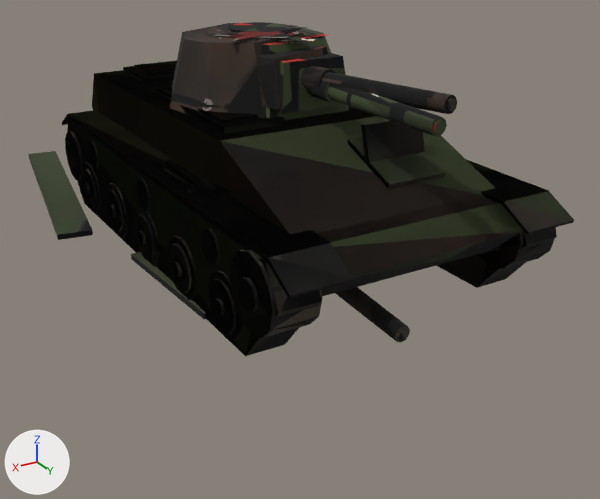
The glTF model public/models/t70.glb: old version first, new version second.
Rendered twice from a camera (50 mm lens) standing at (3.28, 5.92, 2.79) and looking at (-0.38, -0.17, -0.25). Lighting does not change. The marker at lower left points along +X, +Y and +Z. The first picture is the older version. Vertices at exactly the same position are counted once.

Before the edit, the objects in view are built like this:
```python
ob_hull_blown = bpy.data.objects.new('hull_blown', me_t70_hull_005)
ob_hull_blown.location = (0.0, 0.0, 0.0)
ob_hull_ko = bpy.data.objects.new('hull_ko', me_t70_hull_003)
ob_hull_ko.location = (0.0, 0.0, 0.0)
ob_hull_trackr = bpy.data.objects.new('hull_trackR', me_t70_hull_009)
ob_hull_trackr.location = (0.0, 0.0, 0.0)
ob_turret_blown = bpy.data.objects.new('turret_blown', me_t70_turret_005)
ob_turret_blown.location = (0.0, 0.0, 0.0)
ob_turret_ko = bpy.data.objects.new('turret_ko', me_t70_turret_003)
ob_turret_ko.location = (0.0, 0.0, 0.0)
ob_turret_ok = bpy.data.objects.new('turret_ok', me_t70_turret_001)
ob_turret_ok.location = (0.0, 0.0, 0.0)
# also in view: 'hull_trackL' at (-0.21, -0.64, 0.63)
```
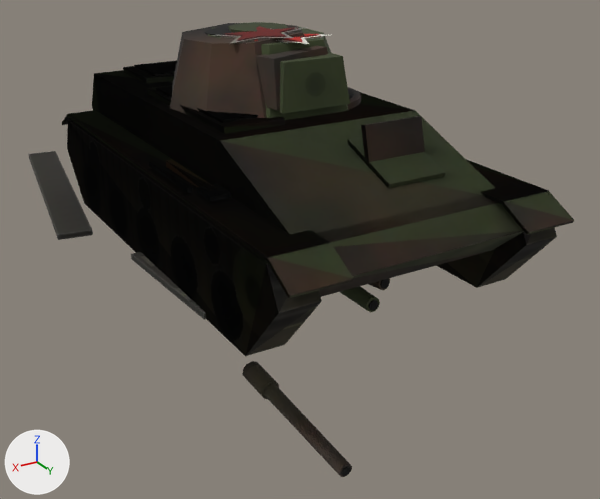
Where the change shows, as pixel boxes [x1, y1, x2, y2] in the pictures (600 x 499 px):
'hull_trackR', reshaped (8% shorter): before [29, 61, 574, 341]; after [29, 61, 574, 319]
'turret_ko', reshaped (45% narrower): before [170, 23, 457, 118]; after [170, 23, 328, 118]
'turret_ok', reshaped (40% narrower, 14% shorter): before [208, 22, 447, 136]; after [208, 22, 350, 120]
'gun_blown', added: after [242, 361, 352, 477]
'turret_blown', reshaped (not visible afterwards): before [335, 287, 410, 342]
'gun_ok', added: after [340, 286, 380, 312]
'gun_ko', added: after [368, 278, 390, 290]
part 1 of me_t70_hull_005, deleted: before [65, 132, 549, 341]
part 2 of me_t70_hull_005, surface changed: [67, 77, 559, 353] in both
part 3 of me_t70_hull_009, deleted: before [66, 137, 323, 341]
part 4 of me_t70_hull_009, surface changed: [29, 77, 558, 319] in both
part 5 of me_t70_turret_005, deleted: before [335, 287, 410, 342]
part 6 of me_t70_turret_005, deleted: before [397, 329, 409, 341]
part 7 of me_t70_turret_003, deleted: before [301, 66, 336, 89]
part 8 of me_t70_turret_003, deleted: before [322, 72, 457, 114]
part 9 of me_t70_turret_003, deleted: before [446, 98, 457, 111]
part 10 of me_t70_turret_003, surface changed: [171, 23, 328, 118] in both
part 11 of me_t70_turret_001, deleted: before [328, 86, 447, 136]
part 12 of me_t70_turret_001, deleted: before [306, 82, 338, 104]
part 13 of me_t70_turret_001, deleted: before [433, 120, 445, 134]
part 14 of me_t70_turret_001, surface changed: [208, 22, 348, 118] in both

The change, as a diff of the scene's bpy script:
```diff
--- a/public/models/t70.glb.py
+++ b/public/models/t70.glb.py
@@ me_t70_hull_005 @@
-me_t70_hull_005.from_pydata(...)  # 1158 vertices, 2064 faces; spans x -1.22..1.22, y -2.22..2.26, z 0.0..1.29
+me_t70_hull_005.from_pydata(...)  # 254 vertices, 424 faces; spans x -1.15..1.15, y -2.22..2.26, z 0.0..1.29
+# me_t70_hull_005 part 1: 42 loose pieces with 904 vertices, spanning x -1.22..1.22, y -2.1..2.1, z 0.02..0.8, are deleted
+# me_t70_hull_005 part 2: 424 kept faces spanning x -1.15..1.15, y -2.22..2.26, z 0.0..1.29 get new texture (UV) coordinates
 me_t70_hull_005.materials.append(mat_hull_blown)
@@ me_t70_hull_009 @@
-me_t70_hull_009.from_pydata(...)  # 1082 vertices, 1916 faces; spans x -1.22..1.63, y -3.53..2.26, z 0.0..1.27
+me_t70_hull_009.from_pydata(...)  # 178 vertices, 276 faces; spans x -1.15..1.63, y -3.53..2.26, z 0.0..1.27
+# me_t70_hull_009 part 3: 42 loose pieces with 904 vertices, spanning x -1.22..1.22, y -2.1..2.1, z 0.02..0.8, are deleted
+# me_t70_hull_009 part 4: 275 kept faces spanning x -1.15..1.63, y -3.53..2.26, z 0.0..1.27 get new texture (UV) coordinates
 me_t70_hull_009.materials.append(mat_hull_trackr)
@@ me_t70_turret_005 @@
-me_t70_turret_005.from_pydata(...)  # 142 vertices, 232 faces; spans x -0.34..0.88, y -0.61..2.24, z -0.05..0.74
+me_t70_turret_005.from_pydata(...)  # 86 vertices, 132 faces; spans x -0.34..0.88, y -0.61..0.81, z -0.05..0.74
+# me_t70_turret_005 part 5: the loose piece of 20 vertices spanning x 0.23..0.39, y 0.72..2.23, z 0.12..0.38 is deleted
+# me_t70_turret_005 part 6: the loose piece of 16 vertices spanning x 0.25..0.33, y 2.2..2.24, z 0.14..0.22 is deleted
+# other edits to the shape of me_t70_turret_005 do not show in these pictures
 me_t70_turret_005.materials.append(mat_turret_blown)
@@ me_t70_turret_003 @@
-me_t70_turret_003.from_pydata(...)  # 142 vertices, 232 faces; spans x -0.51..0.79, y -0.84..2.01, z 1.19..1.81
+me_t70_turret_003.from_pydata(...)  # 86 vertices, 132 faces; spans x -0.51..0.79, y -0.84..0.66, z 1.19..1.81
+# me_t70_turret_003 part 7: the loose piece of 20 vertices spanning x -0.09..0.15, y 0.5..0.87, z 1.43..1.62 is deleted
+# me_t70_turret_003 part 8: the loose piece of 20 vertices spanning x -0.24..0.13, y 0.5..2.0, z 1.45..1.63 is deleted
+# me_t70_turret_003 part 9: the loose piece of 16 vertices spanning x -0.22..-0.13, y 1.97..2.01, z 1.53..1.62 is deleted
+# me_t70_turret_003 part 10: 131 kept faces spanning x -0.51..0.79, y -0.84..0.66, z 1.19..1.81 get new texture (UV) coordinates
 me_t70_turret_003.materials.append(mat_turret_ko)
@@ me_t70_turret_001 @@
-me_t70_turret_001.from_pydata(...)  # 122 vertices, 196 faces; spans x -0.62..0.62, y -0.72..2.11, z 1.22..1.79
+me_t70_turret_001.from_pydata(...)  # 66 vertices, 96 faces; spans x -0.62..0.62, y -0.72..0.7, z 1.22..1.79
+# me_t70_turret_001 part 11: the loose piece of 20 vertices spanning x -0.07..0.07, y 0.6..2.1, z 1.41..1.55 is deleted
+# me_t70_turret_001 part 12: the loose piece of 20 vertices spanning x -0.09..0.09, y 0.6..0.95, z 1.39..1.57 is deleted
+# me_t70_turret_001 part 13: the loose piece of 16 vertices spanning x -0.04..0.04, y 2.08..2.11, z 1.44..1.52 is deleted
+# me_t70_turret_001 part 14: 96 kept faces spanning x -0.62..0.62, y -0.72..0.7, z 1.22..1.79 get new texture (UV) coordinates
 me_t70_turret_001.materials.append(mat_turret_ok)
@@ ob_gun_ok @@
+ob_gun_ok = bpy.data.objects.new('gun_ok', me_t70_turret_gun_001)  # 56 vertices, 100 faces; spans x -0.09..0.09, y 0.0..1.51, z -0.09..0.09; in mat_gun_ok (picture img_gun_ok)
+ob_gun_ok.location = (0.0, 0.0, 0.0)
@@ ob_gun_ko @@
+ob_gun_ko = bpy.data.objects.new('gun_ko', me_t70_turret_gun_003)  # 56 vertices, 100 faces; spans x -0.24..0.15, y -0.1..1.41, z -0.05..0.15; in mat_gun_ko (picture img_gun_ko)
+ob_gun_ko.location = (0.0, 0.0, 0.0)
@@ ob_gun_blown @@
+ob_gun_blown = bpy.data.objects.new('gun_blown', me_t70_turret_gun_005)  # 56 vertices, 100 faces; spans x 0.22..0.41, y 0.12..1.64, z -1.36..-1.08; in mat_gun_blown (picture img_gun_blown)
+ob_gun_blown.location = (0.0, 0.0, 0.0)
```
